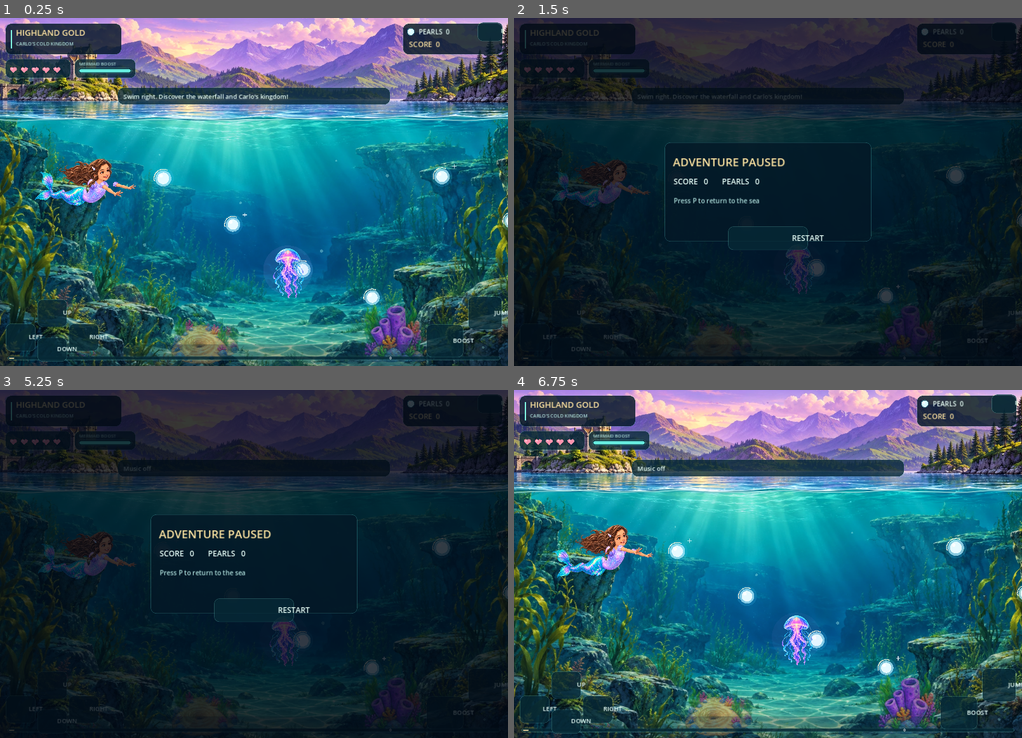
Above: before the commit, frames 1-4 (two rows, left to right).
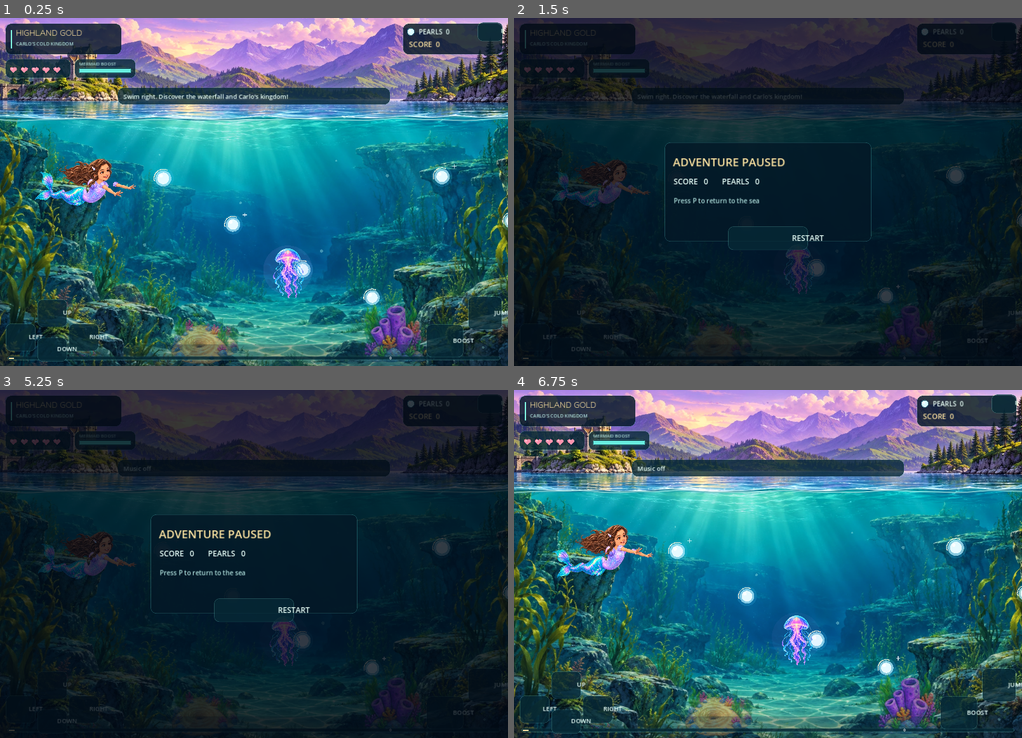
Above: after the commit, the same moments.

Repository: skhaze94-cloud/MermaidADVENTURE
Game: Godot game, scene res://godot/highland_level.tscn
Two runs of this game, one before a commit and one after it. Both use one fixed random seed, a clock stepped at 60 frames per second and the inputs below.
Inputs (mouse positions are in pixels of both pictures, inside the frame that each line leads up to):
- Up to frame 1 (0.25 s): no input
- Up to frame 2 (1.5 s): tap Enter at 0.5 s; move the mouse to (879, 174) at 0.52 s; hold Right 0.53-1.25 s; tap P at 0.6 s; click (879, 174) at 0.67 s; tap Space at 0.77, 1.25 s; drag from (666, 209) to (742, 261) at 1.27 s
- Up to frame 3 (5.25 s): tap Enter at 2, 3.5 s; move the mouse to (304, 487) at 2.02 s; hold Right 2.03-2.75 s; tap Shift at 2.1 s; tap Space at 2.75, 3.77, 4.25 s; drag from (228, 633) to (101, 511) at 2.77 s; move the mouse to (406, 616) at 3.52 s; hold Left 3.53-4.25 s; tap B at 3.6 s; drag from (101, 511) to (177, 477) at 4.27 s; move the mouse to (279, 564) at 5.02 s; hold Down from 5.03 s (still down); tap M at 5.1 s; click (279, 564) at 5.17 s
- Up to frame 4 (6.75 s): release Down at 5.75 s; drag from (691, 477) to (666, 581) at 5.77 s; move the mouse to (879, 546) at 6.52 s; hold Up from 6.53 s (still down); tap P at 6.6 s

The runs differ from the first frame. In frame 1, 0.2% of the frame differs, in the area x 1-26%, y 3-98%; in frame 2, less than 0.1%; in frame 3, less than 0.1%; in frame 4, 0.2%.

Commit message:
Godot UI polish: use original Treasure Display title font and zero-allocation health/energy bars

Diff:
--- a/godot/premium_hud.gd
+++ b/godot/premium_hud.gd
@@ -4,6 +4,7 @@
 var canvas: Control
 var info: Dictionary = {}
 var game_size := Vector2(1400, 960)
+const DISPLAY_FONT: FontFile = preload("res://dist/fonts/treasure-display.ttf")
 var panel_style: StyleBoxFlat
 var chip_style: StyleBoxFlat
 var warning_style: StyleBoxFlat
@@ -47,7 +48,8 @@
 
 func _text(at: Vector2, label: String, size: int = 20, tint: Color = INK,
         alignment: HorizontalAlignment = HORIZONTAL_ALIGNMENT_LEFT, width: float = -1.0) -> void:
-    canvas.draw_string(ThemeDB.fallback_font, at, label, alignment, width, size, tint)
+    var font: Font = DISPLAY_FONT if label == "HIGHLAND GOLD" or label == "HIGHLAND COMPLETE!" else ThemeDB.fallback_font
+    canvas.draw_string(font, at, label, alignment, width, size, tint)
 
 func _backed(rect: Rect2, style: StyleBox) -> void:
     canvas.draw_style_box(style, rect)
@@ -73,10 +75,8 @@
     var inner := rect.grow(-4.0)
     var v := clampf(percentage, 0.0, 1.0)
     if v > 0.001:
-        var back := StyleBoxFlat.new()
-        back.bg_color = tint
-        back.set_corner_radius_all(5)
-        canvas.draw_style_box(back, Rect2(inner.position, Vector2(inner.size.x * v, inner.size.y)))
+        # Avoid allocating a new StyleBox every frame for HUD fill.
+        canvas.draw_rect(Rect2(inner.position, Vector2(inner.size.x * v, inner.size.y)), tint)
     canvas.draw_line(inner.position + Vector2(1, 1), inner.position + Vector2(inner.size.x * v - 1, 1),
         Color(1, 1, 1, 0.15), 1.0)
 
